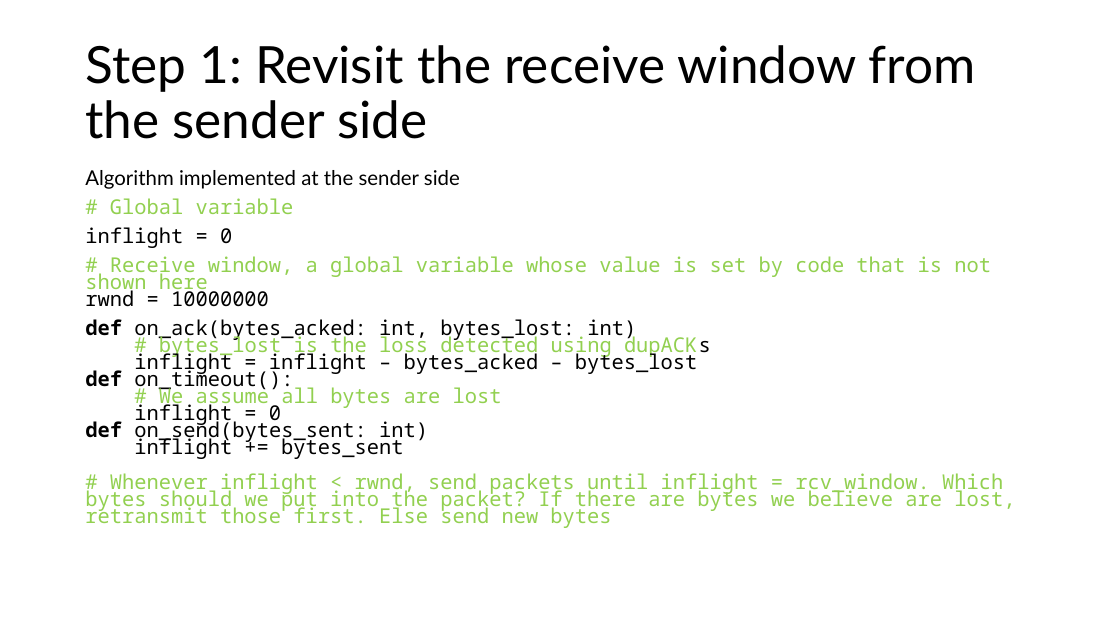
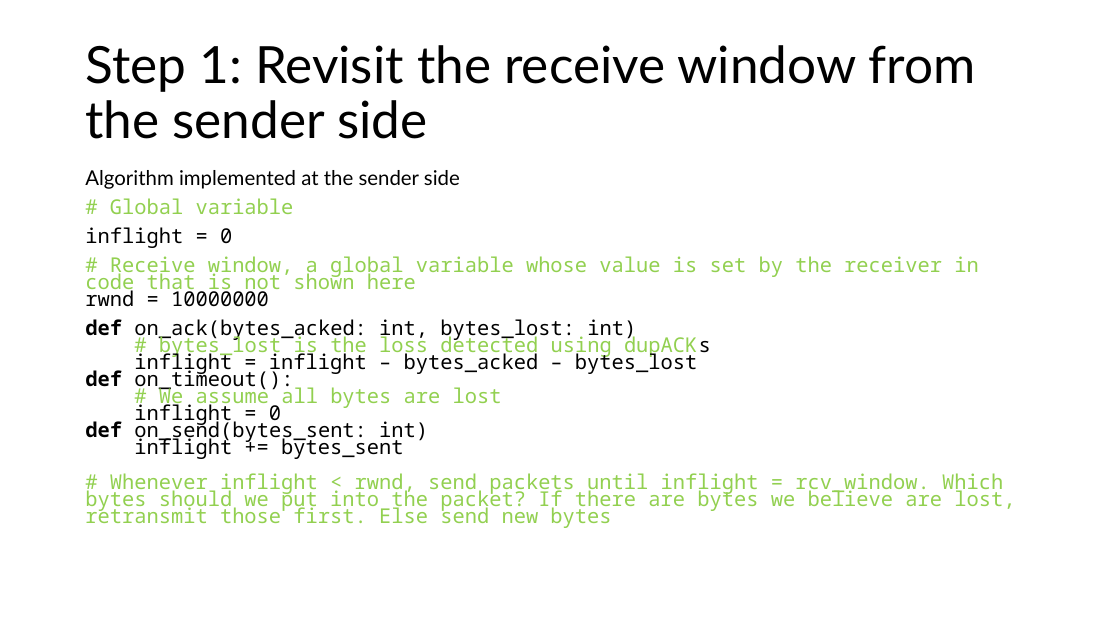
Before and after one commit to venkatarun95/mit_page, a slide deck: slide 11 of f25/assets/slides/lec15-congestion-control-1.pptx. Drawn at 1120x630 pixels with LibreOffice and Linux fonts; fonts in the diff are those of the drawing. Boxes give left, top, right and bottom in pixels: in the first picture for what was removed or moved away, otherwise in the second. Text is boxed around its words. In the diff, an @@ line names an element or a change of style, - is before the commit and + after.

```diff
--- a/f25/assets/slides/lec15-congestion-control-1.pptx
+++ b/f25/assets/slides/lec15-congestion-control-1.pptx
@@ text at <box>85,256,978,307</box>: text changed @@
-# Receive window, a global variable whose value is set by code that is not shown here
-rwnd = 10000000
+# Receive window, a global variable whose value is set by the receiver in code that is not shown here
+rwnd = 10000000
```
Also in this commit, not shown: 4 other slides changed, 2 slides added, 1 slide removed, 3 other files.
